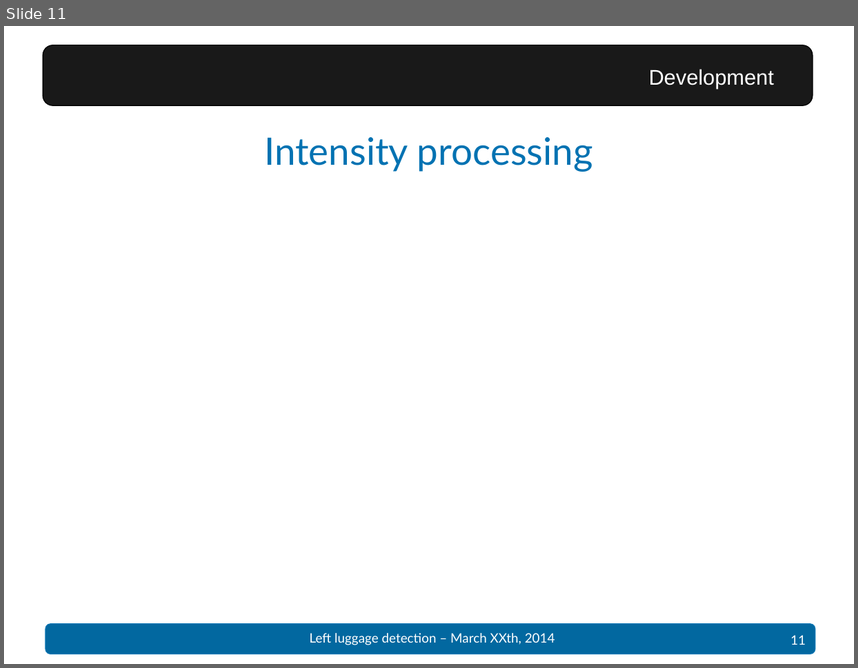
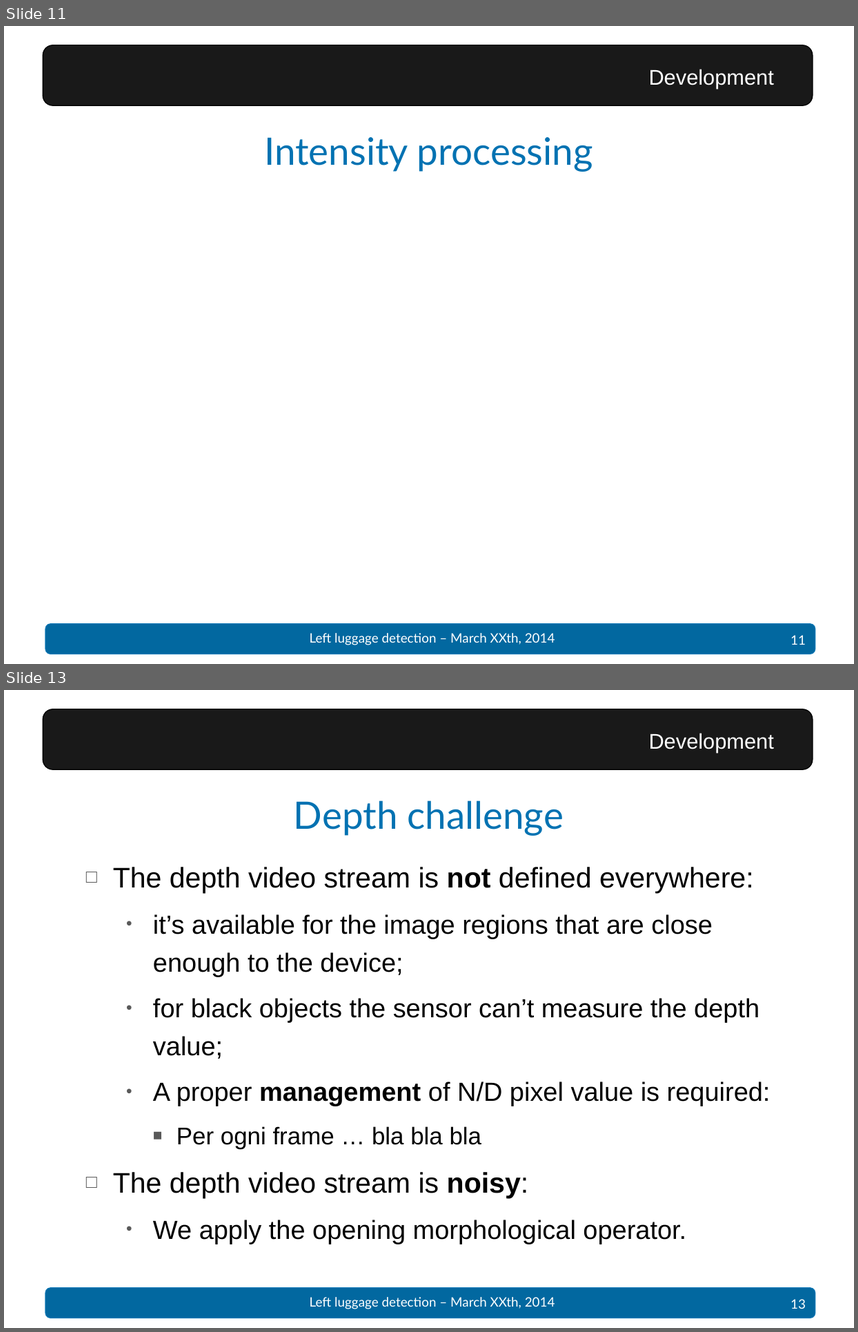
Before and after one commit to Dining-Engineers/left-luggage-detection, a slide deck: docs/Presentation - Left luggage detection.pptx. Shown one above the other, each under a label of ours: slide 11 before the commit, slides 11 and 13 after it; the slides between them are not shown. The pictures are 858x668 and 858x1332 pixels, drawn with LibreOffice and Linux fonts; fonts in the diff are those of the drawing; grey boxes stand for pictures; background and template pictures are left out. Boxes give left, top, right and bottom in pixels: in the first picture for what was removed or moved away, otherwise in the second. Text is boxed around its words. In the diff, an @@ line names an element or a change of style, - is before the commit and + after.

```diff
--- a/docs/Presentation - Left luggage detection.pptx
+++ b/docs/Presentation - Left luggage detection.pptx
@@ slide 13 added at bbox=[4, 690, 854, 1328], background #FFFFFF; not listed: 4 template elements that a slide beside it also shows @@
@@ text added at bbox=[649, 733, 774, 753], 18 pt, text #FFFFFF @@
+Development
@@ title added at bbox=[294, 800, 564, 836], 32 pt, text #0272B2 @@
+Depth challenge
@@ text added at bbox=[113, 867, 771, 1243], 22.2 pt, text #000000 @@
+□ The depth video stream is not defined everywhere:
+  • it’s available for the image regions that are close enough to the device;
+  • for black objects the sensor can’t measure the depth value;
+  • A proper management of N/D pixel value is required:
+    ■ Per ogni frame … bla bla bla
+□ The depth video stream is noisy:
+  • We apply the opening morphological operator.
```
Also in this commit, not shown: 4 slides changed, 3 other slides added.
